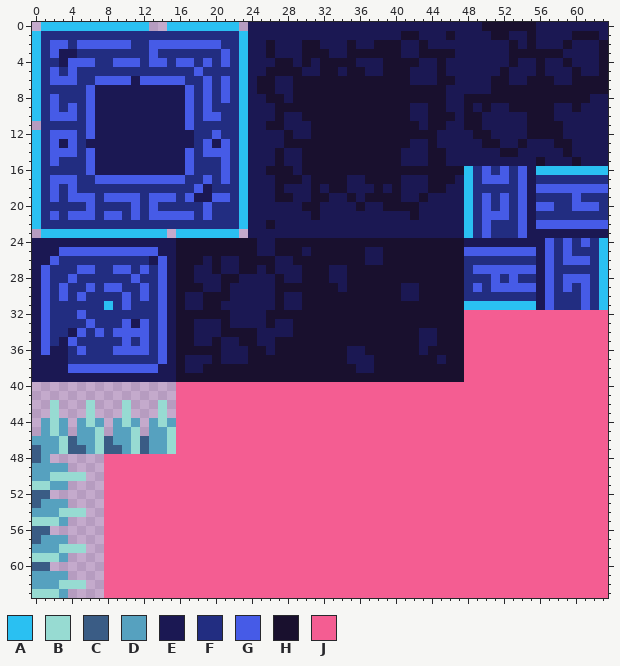
One commit to this pixel-art sprite: assets/aseprite/concept-tilemap.png. The first picture shows the starting point.
The file is 64x64 pixels.
Palette (. is transparent): A #2ac0f2  B #97dbd2  C #3a5c85  D #56a1bf  E #1b1853  F #222d81  G #465be7  H #19102e  J #f45d92
Pixels before (only the part around the change), first column x 39:
27 HHHHHHHHHFGGGGGGGEGFFFFFA
28 HHHHHHHHHFFFGFGFFEGFGGGFA
29 HHEEHHHHHFGFGGGGGEGFGFGFA
30 HHEEHHHHHFFFFFFFFEGFFFGFA
31 HHHHHHHHHAAAAAAAAEGFFFGFA
32 HHHHHHHHHJJJJJJJJJJJJJJJJ
33 HHHHHHHHHJJJJJJJJJJJJJJJJ
34 HHHHEEHHHJJJJJJJJJJJJJJJJ
35 HHHHEEHHHJJJJJJJJJJJJJJJJ
36 HHHHEHHHHJJJJJJJJJJJJJJJJ
37 HHHHHHEHHJJJJJJJJJJJJJJJJ
38 HHHHHHHHHJJJJJJJJJJJJJJJJ
39 HHHHHHHHHJJJJJJJJJJJJJJJJ
40 JJJJJJJJJJJJJJJJJJJJJJJJJ
41 JJJJJJJJJJJJJJJJJJJJJJJJJ
42 JJJJJJJJJJJJJJJJJJJJJJJJJ
43 JJJJJJJJJJJJJJJJJJJJJJJJJ
44 JJJJJJJJJJJJJJJJJJJJJJJJJ
45 JJJJJJJJJJJJJJJJJJJJJJJJJ
46 JJJJJJJJJJJJJJJJJJJJJJJJJ
47 JJJJJJJJJJJJJJJJJJJJJJJJJ
After the commit:
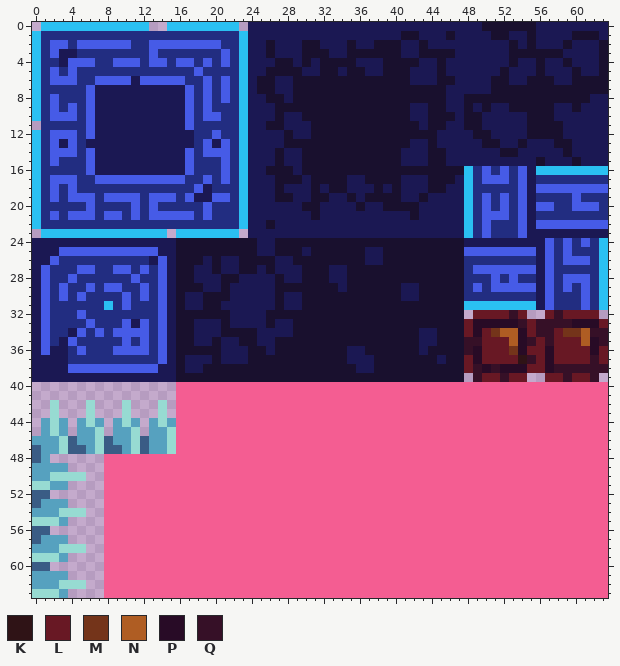
Colours new in this view: K #2f1316  L #681824  M #74341a  N #af5d23  P #280b26  Q #361027
The exact change:
y 32: x 48..63 JJJJJJJJJJJJJJJJ -> .LLLLQL..LQLLLL.
y 33: x 48..63 JJJJJJJJJJJJJJJJ -> LPPPPPQLQQQQPPPL
y 34: x 48..63 JJJJJJJJJJJJJJJJ -> LPLMNNPLQQLMMNQQ
y 35: x 48..63 JJJJJJJJJJJJJJJJ -> QQLLLNPQLQLLLNPQ
y 36: x 48..63 JJJJJJJJJJJJJJJJ -> QPLLLMPLLPLLLLPL
y 37: x 48..63 JJJJJJJJJJJJJJJJ -> LPLLLLKQLPLLLLQL
y 38: x 48..63 JJJJJJJJJJJJJJJJ -> LQPQPPPLLPQQQQQQ
y 39: x 48..63 JJJJJJJJJJJJJJJJ -> .QLLQLL..LLQLLQ.
Pixel boxes of the changes (left, top, right, bottom) in both pictures:
changed: (464, 310, 608, 382)
